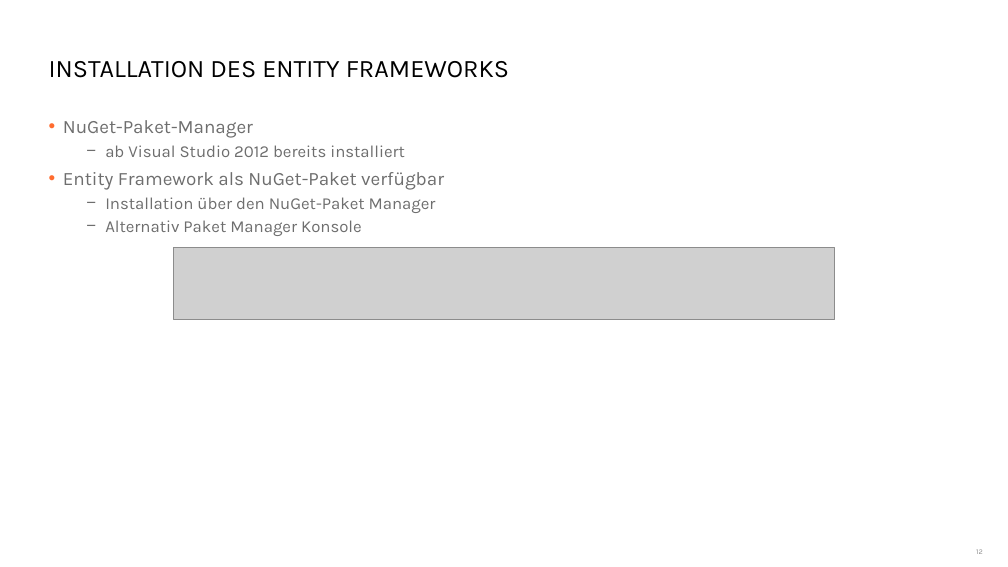
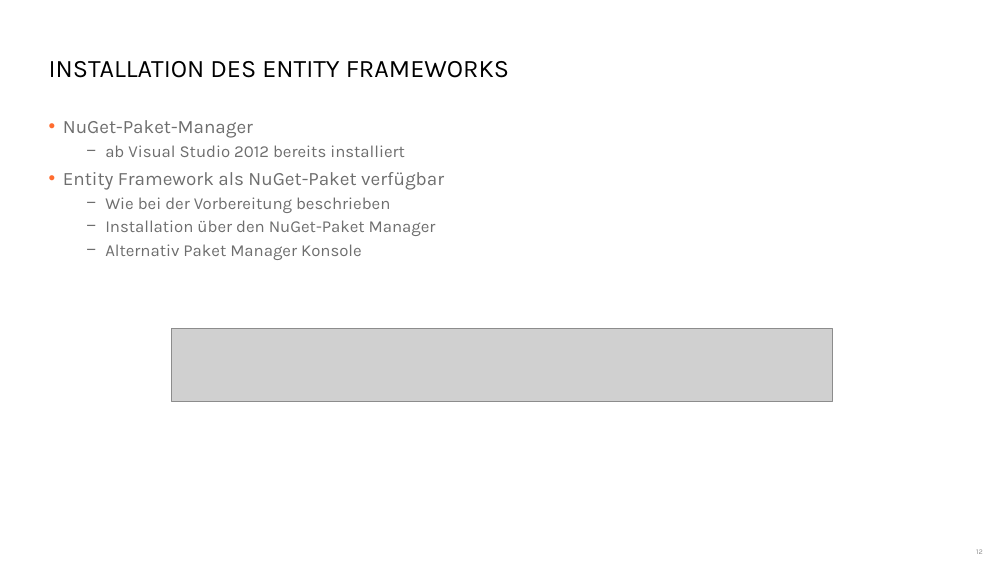
Before and after one commit to danielbeckmann/DotNETJumpStart, a slide deck: slide 12 of 03. Entity Framework/Entity Framework.pptx. Drawn at 1008x567 pixels with LibreOffice and Linux fonts; fonts in the diff are those of the drawing; grey boxes stand for pictures; background and template pictures are left out. Boxes give left, top, right and bottom in pixels: in the first picture for what was removed or moved away, otherwise in the second. Text is boxed around its words. In the diff, an @@ line names an element or a change of style, - is before the commit and + after.

```diff
--- a/03. Entity Framework/Entity Framework.pptx
+++ b/03. Entity Framework/Entity Framework.pptx
@@ text at bbox=[105, 197, 390, 213]: paragraph added @@
+  − Wie bei der Vorbereitung beschrieben
@@ picture: place and size @@
-picture at bbox=[174, 247, 835, 320]
+picture at bbox=[172, 329, 833, 402]
```
Also in this commit, not shown: 5 other slides changed, 16 slides removed.
